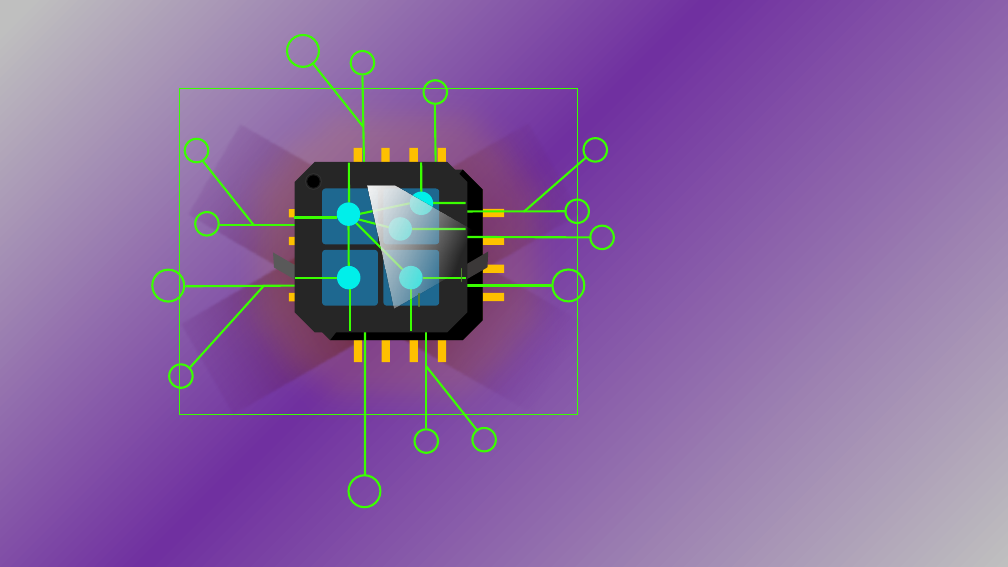
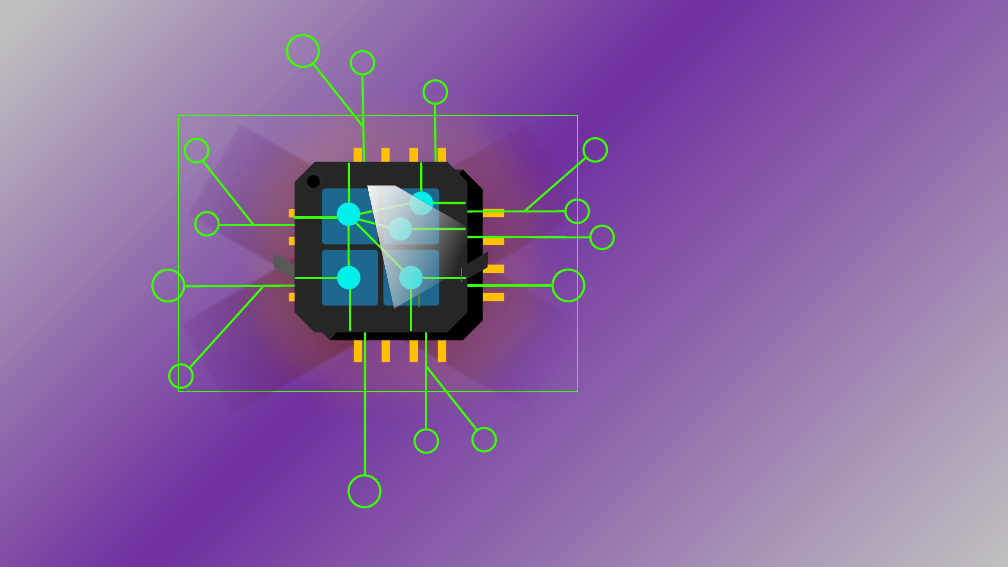
Before and after one commit to asynkron/website, a slide deck: slide 7 of media/logo.pptx. Drawn at 1008x567 pixels with LibreOffice and Linux fonts; fonts in the diff are those of the drawing. Boxes give left, top, right and bottom in pixels: in the first picture for what was removed or moved away, otherwise in the second. Text is boxed around its words. In the diff, an @@ line names an element or a change of style, - is before the commit and + after.

```diff
--- a/media/logo.pptx
+++ b/media/logo.pptx
@@ rectangle: place and size @@
-rectangle at (179,88,578,415)
+rectangle at (178,116,577,392)
@@ freeform shape at (387,251,495,322): fill #3B3838 to #262626 @@
```
Also in this commit, not shown: 1 other file.
